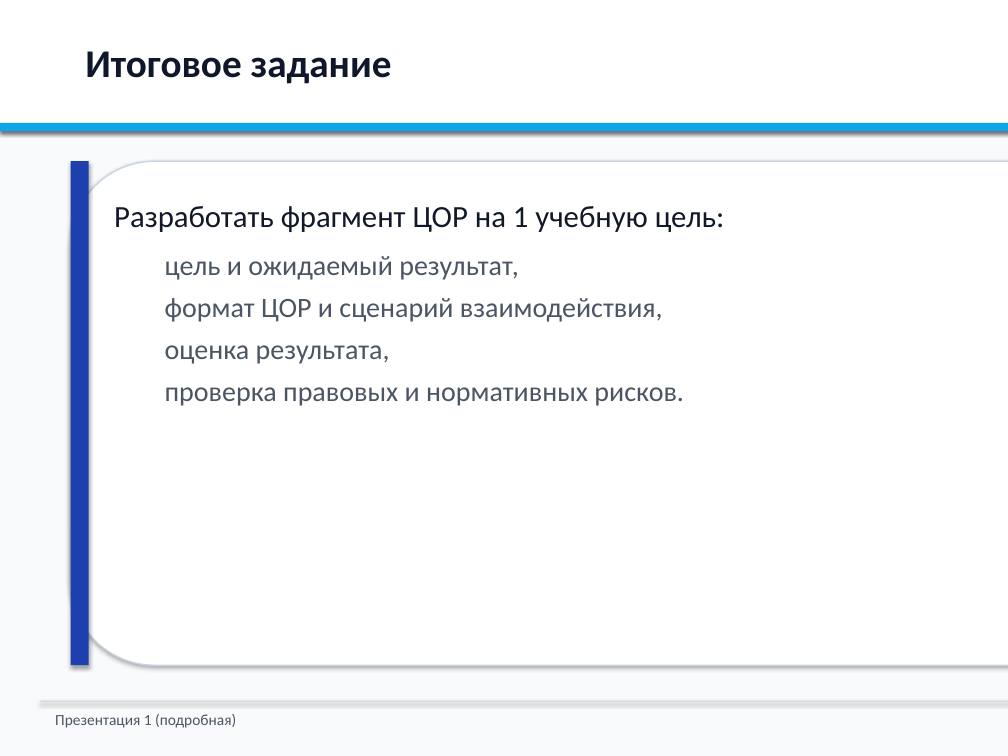
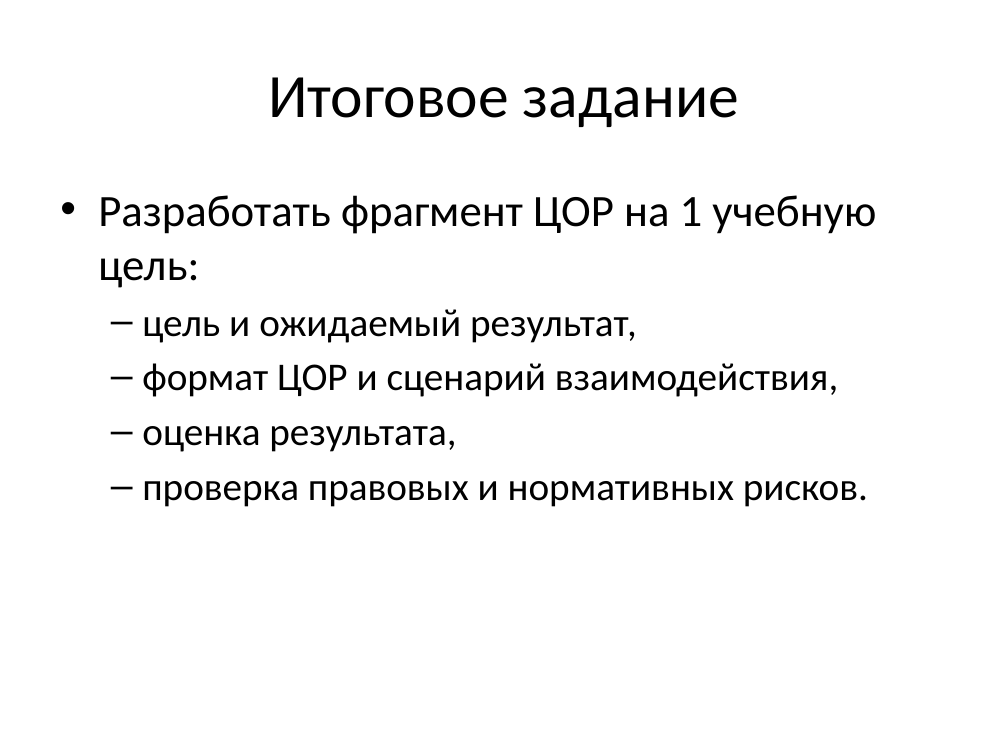
Before and after one commit to NastyaKL95/lms, a slide deck: slide 25 of presentation-topic-1-detailed.pptx (slide 28 before the commit). Drawn at 1008x756 pixels with LibreOffice and Linux fonts; fonts in the diff are those of the drawing. Boxes give left, top, right and bottom in pixels: in the first picture for what was removed or moved away, otherwise in the second. Text is boxed around its words. In the diff, an @@ line names an element or a change of style, - is before the commit and + after.

```diff
--- a/presentation-topic-1-detailed.pptx
+++ b/presentation-topic-1-detailed.pptx
@@ background #F8FAFC to #FFFFFF @@
@@ rectangle removed at [0, 0, 1008, 131] @@
@@ title "Итоговое задание": place and size @@
-title "Итоговое задание" at [85, 51, 392, 84]
+title "Итоговое задание" at [268, 77, 739, 127]
@@ title "Итоговое задание" at [268, 77, 739, 127]: size 28 to 44 pt, text colour #0F172A to #000000, bold off; alignment left to centre; vertical alignment top to middle @@
@@ rectangle removed at [0, 123, 1008, 131] @@
@@ text "Разработать фрагмент ЦОР на 1 ...": place and size @@
-text "Разработать фрагмент ЦОР на 1 ..." at [114, 206, 725, 406]
+text "Разработать фрагмент ЦОР на 1 ..." at [98, 195, 876, 507]
@@ text "Разработать фрагмент ЦОР на 1 ..." at [98, 195, 876, 507]: size 22 to 32 pt, text colour #111827 to #000000 in "Разработать фрагмент ЦОР на 1 учебную цель:"; size 20 to 28 pt, text colour #4B5563 to #000000 in "цель и ожидаемый результат,", "формат ЦОР и сценарий взаимодействия,", "оценка результата,", "проверка правовых и нормативных рисков."; bullet none to •; less space between paragraphs; bullet none to – @@
@@ rounded rectangle removed at [71, 161, 1008, 665] @@
@@ rectangle removed at [71, 161, 89, 665] @@
@@ rectangle removed at [40, 701, 1008, 702] @@
@@ text removed at [55, 714, 236, 728] @@
-Презентация 1 (подробная)
```
Also in this commit, not shown: 25 other slides changed, 1 slide added, 4 slides removed, 2 other files.
